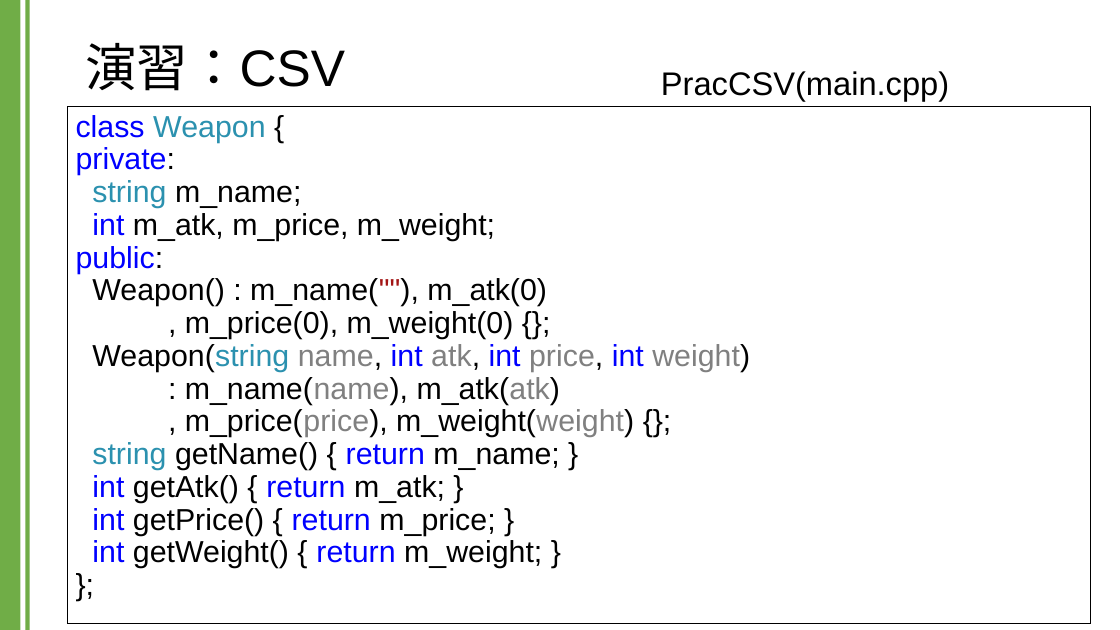
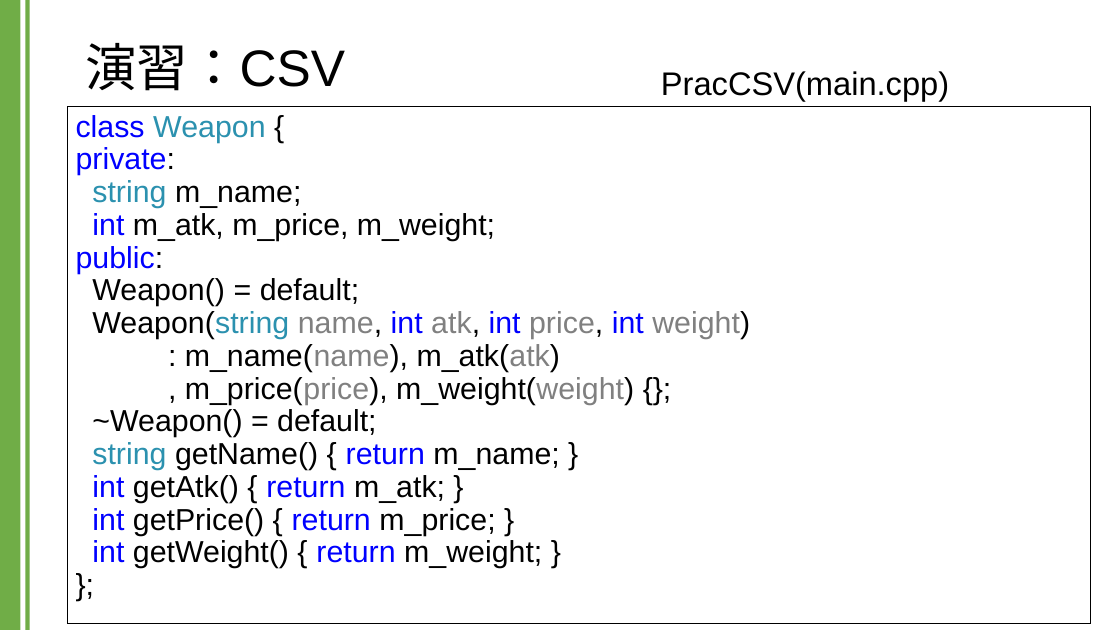
Before and after one commit to kic-murata/cpp2024, a slide deck: slide 10 of 授業資料/演習課題：CSV.pptx. Drawn at 1120x630 pixels with LibreOffice and Linux fonts; fonts in the diff are those of the drawing. Boxes give left, top, right and bottom in pixels: in the first picture for what was removed or moved away, otherwise in the second. Text is boxed around its words. In the diff, an @@ line names an element or a change of style, - is before the commit and + after.

Commit message:
後期資料

```diff
--- a/授業資料/演習課題：CSV.pptx
+++ b/授業資料/演習課題：CSV.pptx
@@ text at bbox=[76, 115, 750, 568]: text changed @@
-class Weapon {
-private:
-string m_name;
-int m_atk, m_price, m_weight;
-public:
-Weapon() : m_name(""), m_atk(0)
-, m_price(0), m_weight(0) {};
-Weapon(string name, int atk, int price, int weight)
-: m_name(name), m_atk(atk)
-, m_price(price), m_weight(weight) {};
-string getName() { return m_name; }
-int getAtk() { return m_atk; }
-int getPrice() { return m_price; }
-int getWeight() { return m_weight; }
-};
+class Weapon {
+private:
+string m_name;
+int m_atk, m_price, m_weight;
+public:
+Weapon() = default;
+Weapon(string name, int atk, int price, int weight)
+: m_name(name), m_atk(atk)
+, m_price(price), m_weight(weight) {};
+~Weapon() = default;
+string getName() { return m_name; }
+int getAtk() { return m_atk; }
+int getPrice() { return m_price; }
+int getWeight() { return m_weight; }
+};
```
